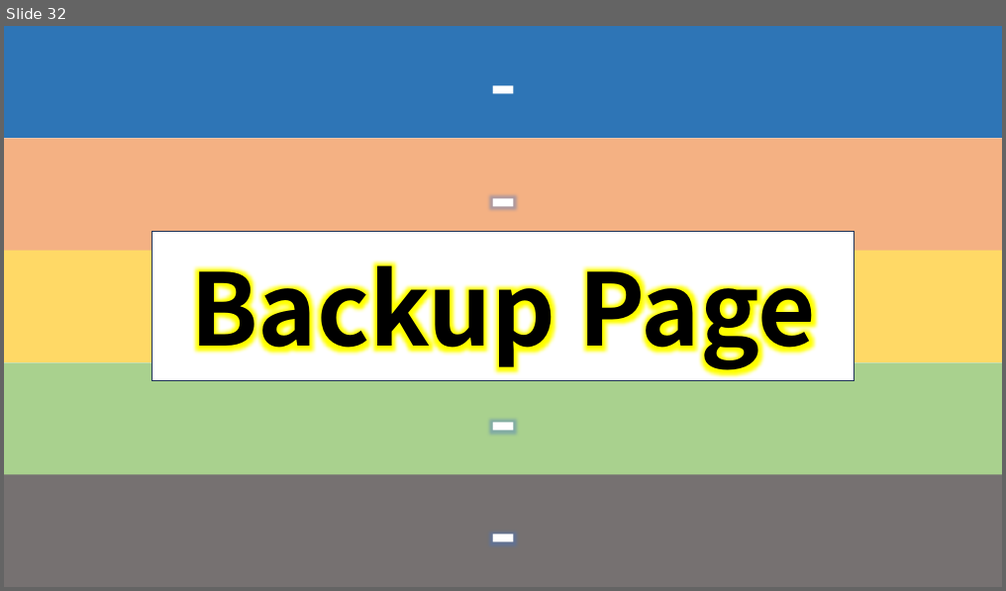
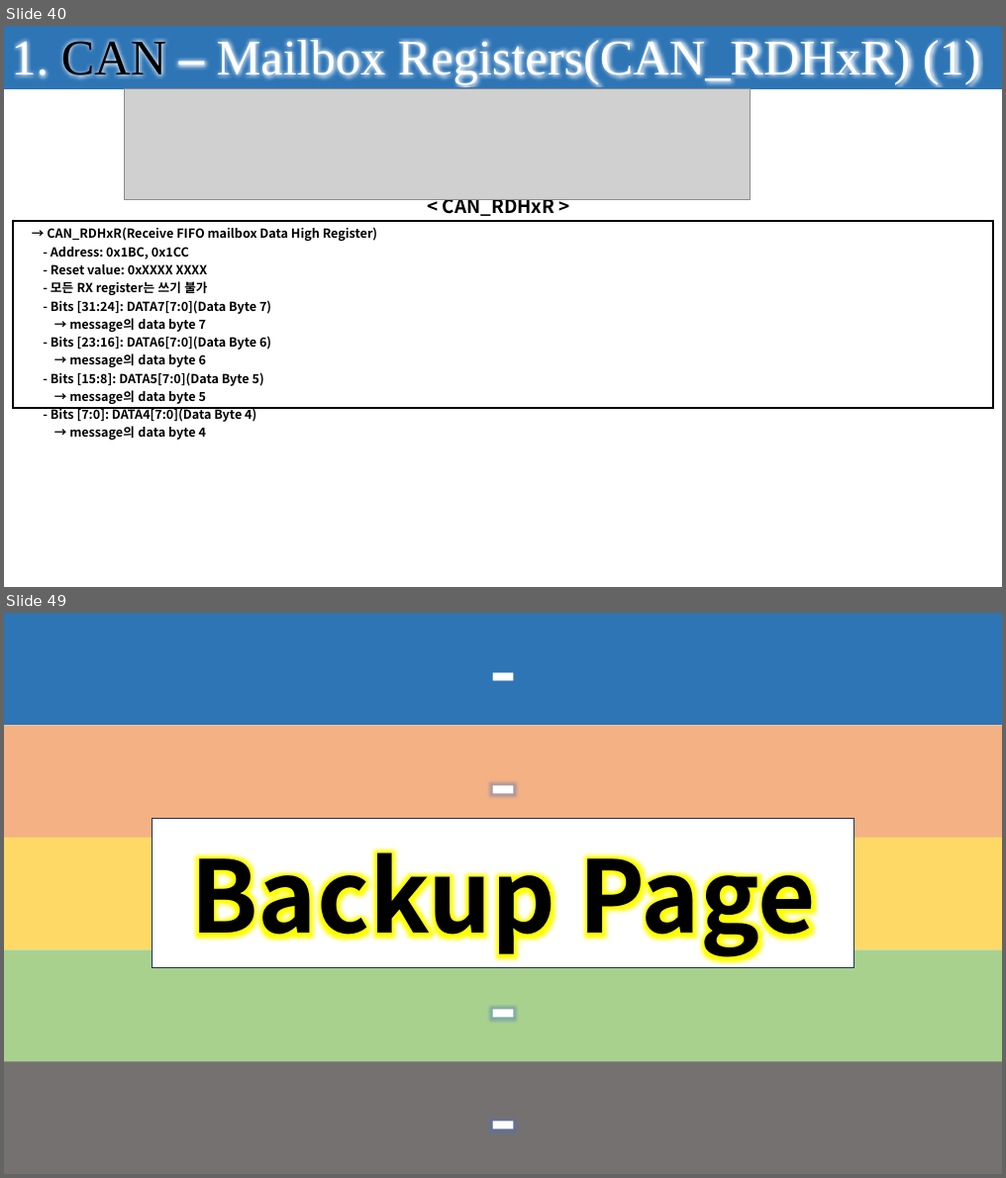
Before and after one commit to seonghokim/Study, a slide deck: Study Material/Firmware Explanation.pptx. Shown one above the other, each under a label of ours: slide 32 before the commit, slides 40 and 49 after it; the slides between them are not shown. The pictures are 1006x591 and 1006x1178 pixels, drawn with LibreOffice and Linux fonts; fonts in the diff are those of the drawing; grey boxes stand for pictures. Boxes give left, top, right and bottom in pixels: in the first picture for what was removed or moved away, otherwise in the second. Text is boxed around its words. In the diff, an @@ line names an element or a change of style, - is before the commit and + after.

```diff
--- a/Study Material/Firmware Explanation.pptx
+++ b/Study Material/Firmware Explanation.pptx
@@ slide 40 added at bbox=[4, 26, 1002, 587], background #FFFFFF @@
@@ rectangle added at bbox=[4, 26, 1002, 89], fill #404040 @@
@@ rectangle added at bbox=[4, 26, 1002, 89], fill #2E75B6, 48 pt, text #FFFFFF @@
+1. CAN – Mailbox Registers(CAN_RDHxR) (1)
@@ picture added at bbox=[125, 89, 751, 200] @@
@@ text added at bbox=[443, 199, 555, 218], 18 pt, text #000000, bold @@
+< CAN_RDHxR >
@@ table added at bbox=[13, 221, 994, 444], 1 rows, 1 columns @@
+→ CAN_RDHxR(Receive FIFO mailbox Data High Register) / - Address: 0x1BC, 0x1CC / - Reset value: 0xXXXX XXXX / - 모든 RX register는 쓰기 불가 / - Bits [31:24]: DATA7[7:0](Data Byte 7) / → message의 data byte 7 / - Bits [23:16]: DATA6[7:0](Data Byte 6) / → message의 data byte 6 / - Bits [15:8]: DATA5[7:0](Data Byte 5) / → message의 data byte 5 / - Bits [7:0]: DATA4[7:0](Data Byte 4) / → message의 data byte 4
@@ what was slide 32 is now slide 49 @@
```
Also in this commit, not shown: 2 slides changed, 26 other slides added, 10 slides removed.
